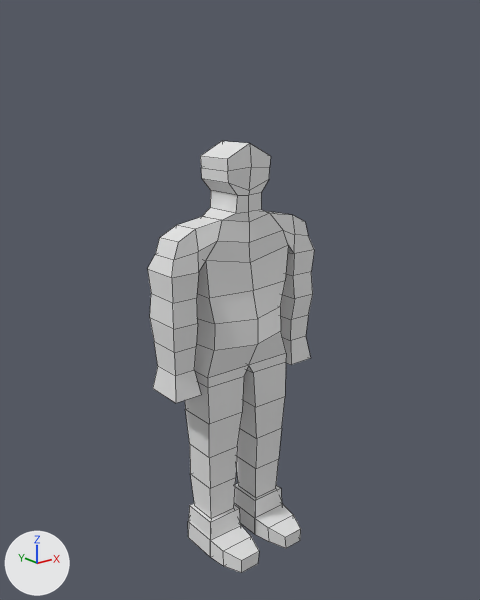
The FBX model CS 347 Project 2/Assets/Models/Player.fbx: old version first, new version second.
Before and after are seen from a 50 mm lens placed at (-19.1, -24.2, 22.6), pointed at (0.3, 0.0, 12.9). Lighting does not change. The marker at lower left points along +X, +Y and +Z. Mesh edges are drawn as thin lines. Vertices at the same position are counted once.
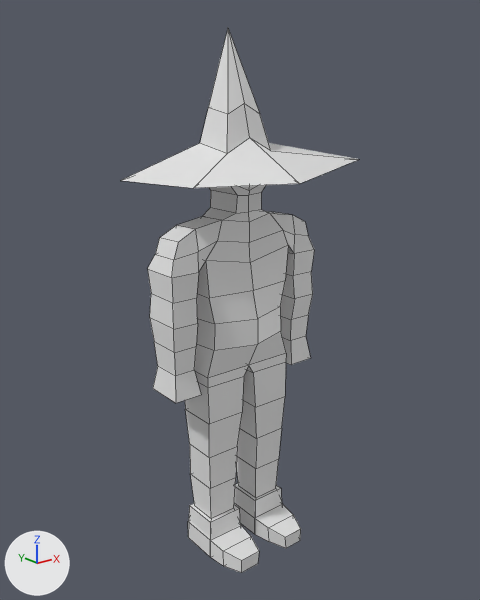
What differs and where, as boxes [x1, y1, x2, y2] in the pictures (480 x 600 px):
'Cube', reshaped (43% wider, 26% taller): before [147, 141, 314, 573]; after [120, 29, 359, 573]
part 1 of me_cube, built on: before [200, 141, 271, 171]; after [120, 29, 359, 188]

The change, as a diff of the scene's bpy script:
```diff
--- a/CS 347 Project 2/Assets/Models/Player.fbx.py
+++ b/CS 347 Project 2/Assets/Models/Player.fbx.py
@@ me_cube @@
 # used by ob_cube; location = (0.0, 0.0, 1.0)
-me_cube.from_pydata(...)  # 219 vertices, 218 faces; spans x -4.2..4.2, y -2.9..1.3, z -1.0..19.4
+me_cube.from_pydata(...)  # 238 vertices, 240 faces; spans x -4.4..4.9, y -4.2..4.0, z -1.0..24.3
+# me_cube part 1
+# 4 vertices are removed from x -1.3..1.3, y -1.0..1.0, z 18.8
+# 8 faces are deleted
+# 2 vertices move from x 0.0, y -1.0..1.0, z 19.4 to x 0.0, y -1.1..1.0, z 18.9
+# 23 vertices are added at x -4.4..4.9, y -4.2..4.0, z 17.7..24.3
+# 30 new faces join them
 me_cube.materials.append(mat_material)
```
